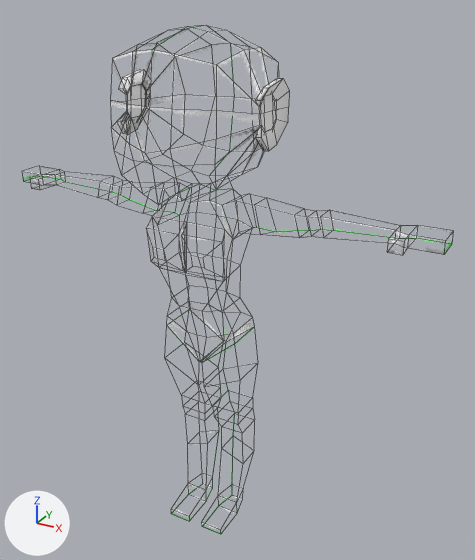
What one commit did to the FBX model Assets/Models/Woman.FBX.
Both versions are drawn from a camera (50 mm lens) standing at (0.532, -0.885, 0.926) and looking at (0.031, 0.027, 0.47). Arrows for +X, +Y and +Z are at lower left; the lights stay in place. Mesh edges are drawn as thin lines. Where no turn or scale is listed for an object, it has been applied to the vertices.

Before the edit, the objects in view are built like this:
```python
ob_head = bpy.data.objects.new('Head', me_mesh)
ob_head.location = (0.0, 0.0, 0.0)
ob_leftarm = bpy.data.objects.new('LeftArm', me_mesh_001)
ob_leftarm.location = (0.0, 0.0, 0.0)
ob_leftleg = bpy.data.objects.new('LeftLeg', me_mesh_002)
ob_leftleg.location = (0.0, 0.0, 0.0)
ob_rightarm = bpy.data.objects.new('RightArm', me_mesh_003)
ob_rightarm.location = (0.0, 0.0, 0.0)
ob_rightleg = bpy.data.objects.new('RightLeg', me_mesh_004)
ob_rightleg.location = (0.0, 0.0, 0.0)
ob_torso = bpy.data.objects.new('Torso', me_mesh_005)
ob_torso.location = (0.0, 0.0, 0.0)
```
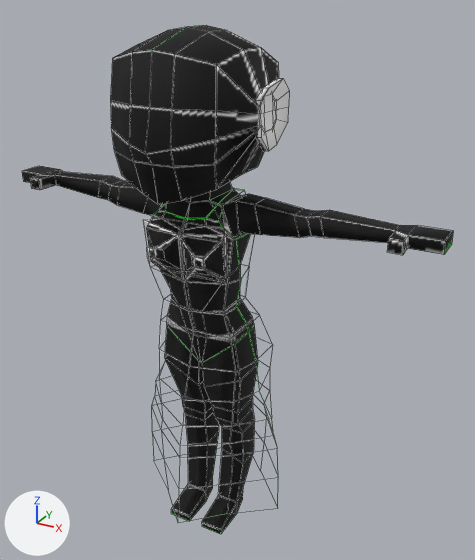
Boxes [x1, y1, x2, y2] around the edits, measured in the pictures (475 x 560 px):
'Head', surface changed: [110, 25, 282, 205] in both
'Torso', surface changed: [146, 184, 255, 363] in both
'LeftLeg', surface changed: [202, 326, 258, 534] in both
'LeftArm', surface changed: [222, 194, 453, 255] in both
'RightLeg', surface changed: [165, 310, 223, 521] in both
'RightArm', surface changed: [22, 166, 190, 224] in both
'Dress', added: after [143, 188, 278, 524]

The change, as a diff of the scene's bpy script:
```diff
--- a/Assets/Models/Woman.FBX.py
+++ b/Assets/Models/Woman.FBX.py
@@ img_dress_png @@
+img_dress_png = load_image('Dress.png', 'UVMaps/Dress.png', 1024, 1024, 'sRGB')
@@ mat_woman @@
 mat_woman = principled_material('Woman')
-mat_woman.texture = img_woman_png  # with its transparency
+mat_woman.texture = img_woman_png
 mat_woman.roughness = 0.859
@@ mat_dress @@
+mat_dress = principled_material('Dress')
+mat_dress.texture = img_dress_png  # with its transparency
+mat_dress.roughness = 0.859
@@ me_mesh_003_1 @@
+me_mesh_003_1.from_pydata(...)  # 121 vertices, 108 faces; spans x -0.14..0.14, y -0.138..0.123, z 0.049..0.636
+me_mesh_003_1.materials.append(mat_dress)  # picture img_dress_png
@@ ob_dress @@
+ob_dress = bpy.data.objects.new('Dress', me_mesh_003_1)
+ob_dress.location = (0.0, 0.0, 0.0)
```
